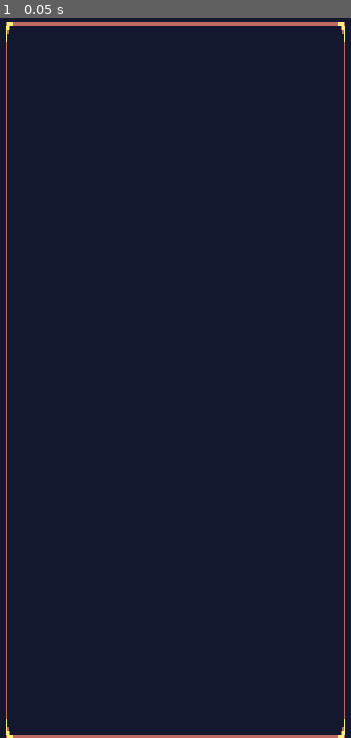
Above: before the commit, frame 1.
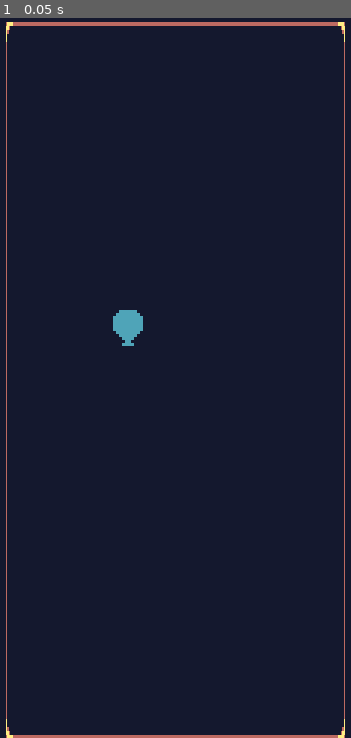
Above: after the commit, the same moment.

Repository: Treexle/basic-godot
Game: Godot game, scene res://scenes/world.tscn
Same seed, same stepped clock (60 frames per second), same inputs: the game is played once before the commit and once after it.
Inputs:
- Up to frame 1 (0.05 s): no input

The runs differ from the first frame. In frame 1, 0.3% of the frame differs, in the area x 32-41%, y 40-46%.

Commit message:
Adding Player movement

Diff:
--- a/project.godot
+++ b/project.godot
@@ -10,7 +10,7 @@
 
 [application]
 
-config/name="New Game Project"
+config/name="Basic"
 run/main_scene="res://scenes/world.tscn"
 config/features=PackedStringArray("4.4", "Mobile")
 config/icon="res://icon.svg"
@@ -22,6 +22,33 @@
 window/stretch/mode="viewport"
 window/handheld/orientation=1
 
+[input]
+
+up={
+"deadzone": 0.2,
+"events": [Object(InputEventKey,"resource_local_to_scene":false,"resource_name":"","device":-1,"window_id":0,"alt_pressed":false,"shift_pressed":false,"ctrl_pressed":false,"meta_pressed":false,"pressed":false,"keycode":0,"physical_keycode":87,"key_label":0,"unicode":119,"location":0,"echo":false,"script":null)
+, Object(InputEventKey,"resource_local_to_scene":false,"resource_name":"","device":-1,"window_id":0,"alt_pressed":false,"shift_pressed":false,"ctrl_pressed":false,"meta_pressed":false,"pressed":false,"keycode":0,"physical_keycode":4194320,"key_label":0,"unicode":0,"location":0,"echo":false,"script":null)
+]
+}
+down={
+"deadzone": 0.2,
+"events": [Object(InputEventKey,"resource_local_to_scene":false,"resource_name":"","device":-1,"window_id":0,"alt_pressed":false,"shift_pressed":false,"ctrl_pressed":false,"meta_pressed":false,"pressed":false,"keycode":0,"physical_keycode":83,"key_label":0,"unicode":115,"location":0,"echo":false,"script":null)
+, Object(InputEventKey,"resource_local_to_scene":false,"resource_name":"","device":-1,"window_id":0,"alt_pressed":false,"shift_pressed":false,"ctrl_pressed":false,"meta_pressed":false,"pressed":false,"keycode":0,"physical_keycode":4194322,"key_label":0,"unicode":0,"location":0,"echo":false,"script":null)
+]
+}
+left={
+"deadzone": 0.2,
+"events": [Object(InputEventKey,"resource_local_to_scene":false,"resource_name":"","device":-1,"window_id":0,"alt_pressed":false,"shift_pressed":false,"ctrl_pressed":false,"meta_pressed":false,"pressed":false,"keycode":0,"physical_keycode":65,"key_label":0,"unicode":97,"location":0,"echo":false,"script":null)
+, Object(InputEventKey,"resource_local_to_scene":false,"resource_name":"","device":-1,"window_id":0,"alt_pressed":false,"shift_pressed":false,"ctrl_pressed":false,"meta_pressed":false,"pressed":false,"keycode":0,"physical_keycode":4194319,"key_label":0,"unicode":0,"location":0,"echo":false,"script":null)
+]
+}
+right={
+"deadzone": 0.2,
+"events": [Object(InputEventKey,"resource_local_to_scene":false,"resource_name":"","device":-1,"window_id":0,"alt_pressed":false,"shift_pressed":false,"ctrl_pressed":false,"meta_pressed":false,"pressed":false,"keycode":0,"physical_keycode":68,"key_label":0,"unicode":100,"location":0,"echo":false,"script":null)
+, Object(InputEventKey,"resource_local_to_scene":false,"resource_name":"","device":-1,"window_id":0,"alt_pressed":false,"shift_pressed":false,"ctrl_pressed":false,"meta_pressed":false,"pressed":false,"keycode":0,"physical_keycode":4194321,"key_label":0,"unicode":0,"location":0,"echo":false,"script":null)
+]
+}
+
 [rendering]
 
 textures/canvas_textures/default_texture_filter=0
--- a/scenes/balloon.tscn
+++ b/scenes/balloon.tscn
@@ -1,5 +1,6 @@
-[gd_scene load_steps=3 format=3 uid="uid://drmr2rggnugtw"]
+[gd_scene load_steps=4 format=3 uid="uid://drmr2rggnugtw"]
 
+[ext_resource type="Script" uid="uid://cqym80vjxtudk" path="res://scripts/balloon.gd" id="1_1eawp"]
 [ext_resource type="Texture2D" uid="uid://dvvcp7x1q54t" path="res://assets/balloon.png" id="1_tpd1t"]
 
 [sub_resource type="CapsuleShape2D" id="CapsuleShape2D_1eawp"]
@@ -7,6 +8,7 @@
 height = 12.543
 
 [node name="Balloon" type="CharacterBody2D"]
+script = ExtResource("1_1eawp")
 
 [node name="Sprite2D" type="Sprite2D" parent="."]
 texture = ExtResource("1_tpd1t")
--- a/scenes/world.tscn
+++ b/scenes/world.tscn
@@ -1,6 +1,7 @@
-[gd_scene load_steps=4 format=3 uid="uid://b5bboyss2l5d4"]
+[gd_scene load_steps=5 format=3 uid="uid://b5bboyss2l5d4"]
 
 [ext_resource type="Texture2D" uid="uid://b40ykwmg7qc6g" path="res://assets/background.png" id="1_nnsk1"]
+[ext_resource type="PackedScene" uid="uid://drmr2rggnugtw" path="res://scenes/balloon.tscn" id="2_rwgxs"]
 
 [sub_resource type="RectangleShape2D" id="RectangleShape2D_nnsk1"]
 size = Vector2(81, 755)
@@ -33,3 +34,7 @@
 [node name="CollisionShape2D4" type="CollisionShape2D" parent="walls"]
 position = Vector2(241, 757)
 shape = SubResource("RectangleShape2D_rwgxs")
+
+[node name="Balloon2" parent="." instance=ExtResource("2_rwgxs")]
+position = Vector2(193, 310)
+scale = Vector2(3.04, 3.04)
